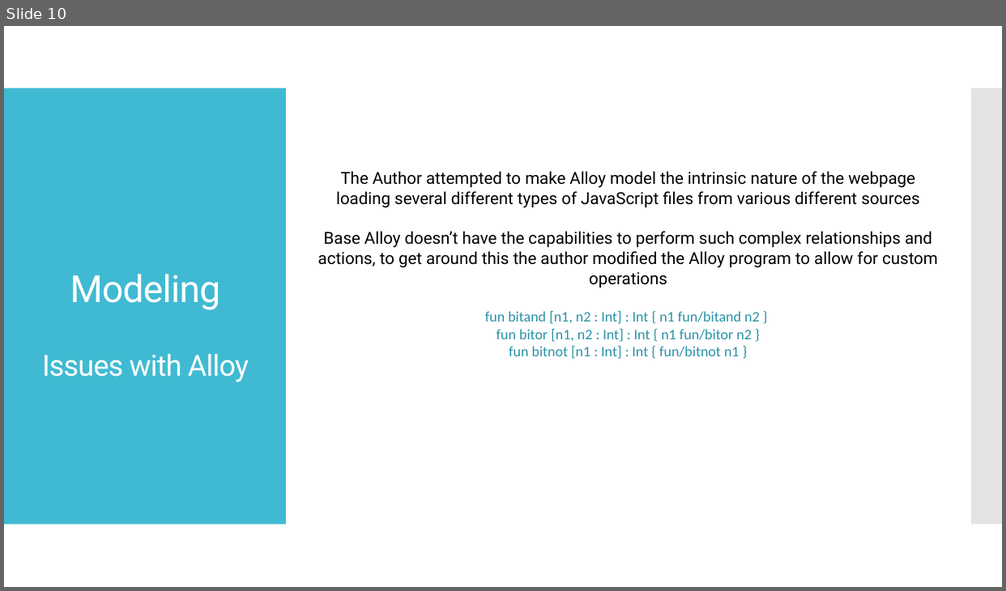
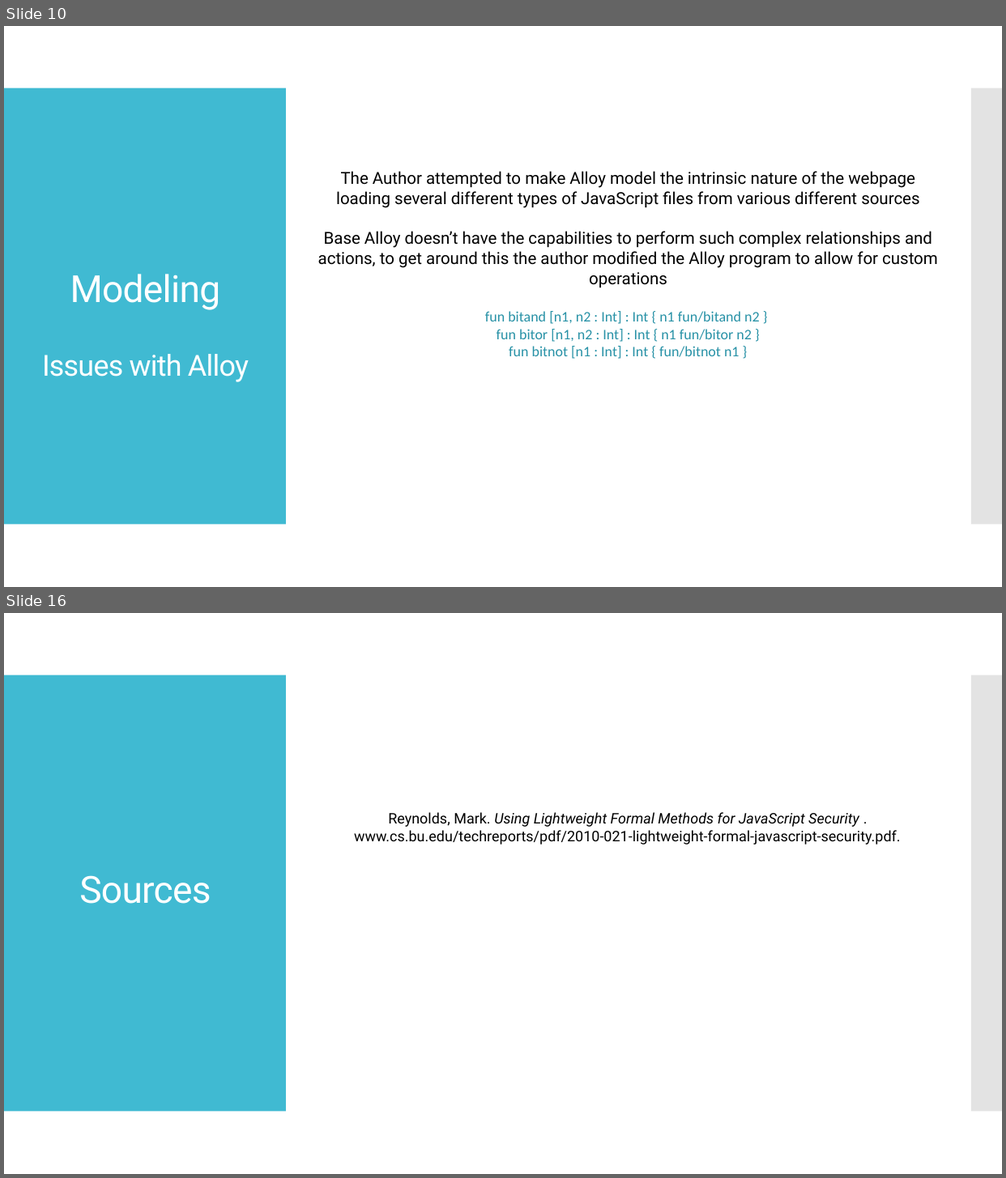
Before and after one commit to starkc1/Spring2019_Homework, a slide deck: SE-410/Stark_SE410_Presentation.pptx. Shown one above the other, each under a label of ours: slide 10 before the commit, slides 10 and 16 after it; the slides between them are not shown. The pictures are 1006x591 and 1006x1178 pixels, drawn with LibreOffice and Linux fonts; fonts in the diff are those of the drawing. Boxes give left, top, right and bottom in pixels: in the first picture for what was removed or moved away, otherwise in the second. Text is boxed around its words. In the diff, an @@ line names an element or a change of style, - is before the commit and + after.

```diff
--- a/SE-410/Stark_SE410_Presentation.pptx
+++ b/SE-410/Stark_SE410_Presentation.pptx
@@ slide 16 added at (4, 613, 1002, 1174), background #FFFFFF; not listed: 2 template elements that a slide beside it also shows @@
@@ text added at (354, 812, 901, 845), 14 pt, text #000000 @@
+Reynolds, Mark. Using Lightweight Formal Methods for JavaScript Security . www.cs.bu.edu/techreports/pdf/2010-021-lightweight-formal-javascript-security.pdf.
@@ title added at (79, 875, 211, 904), 36 pt, text #FFFFFF @@
+Sources
```
Also in this commit, not shown: 1 slide changed, 4 other slides added.
